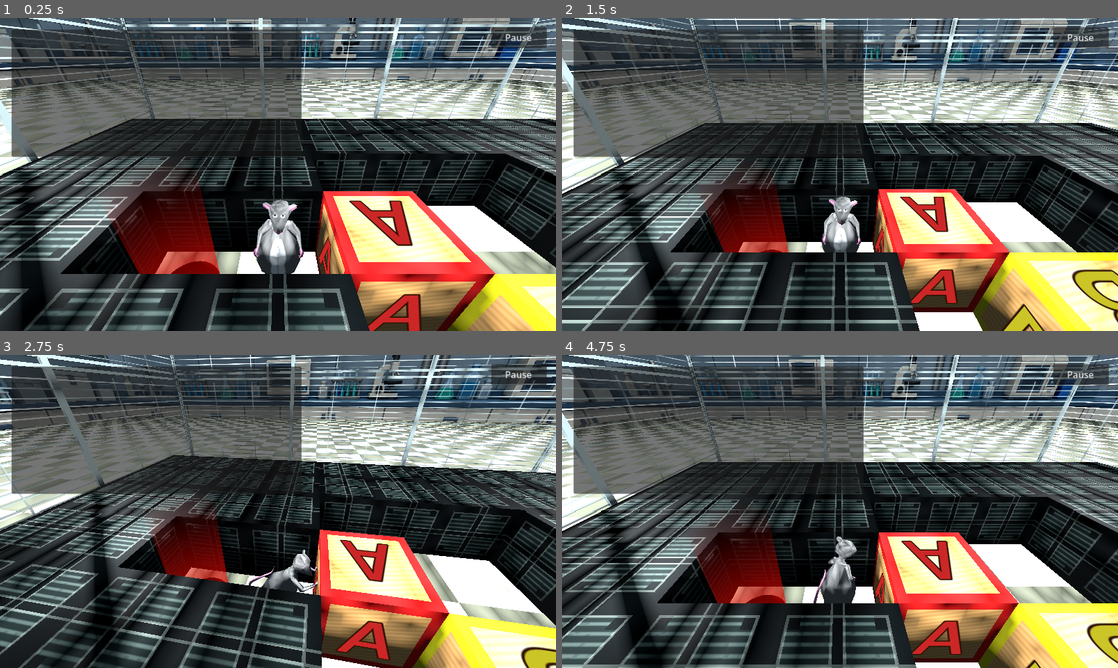
Above: before the commit, frames 1-4 (two rows, left to right).
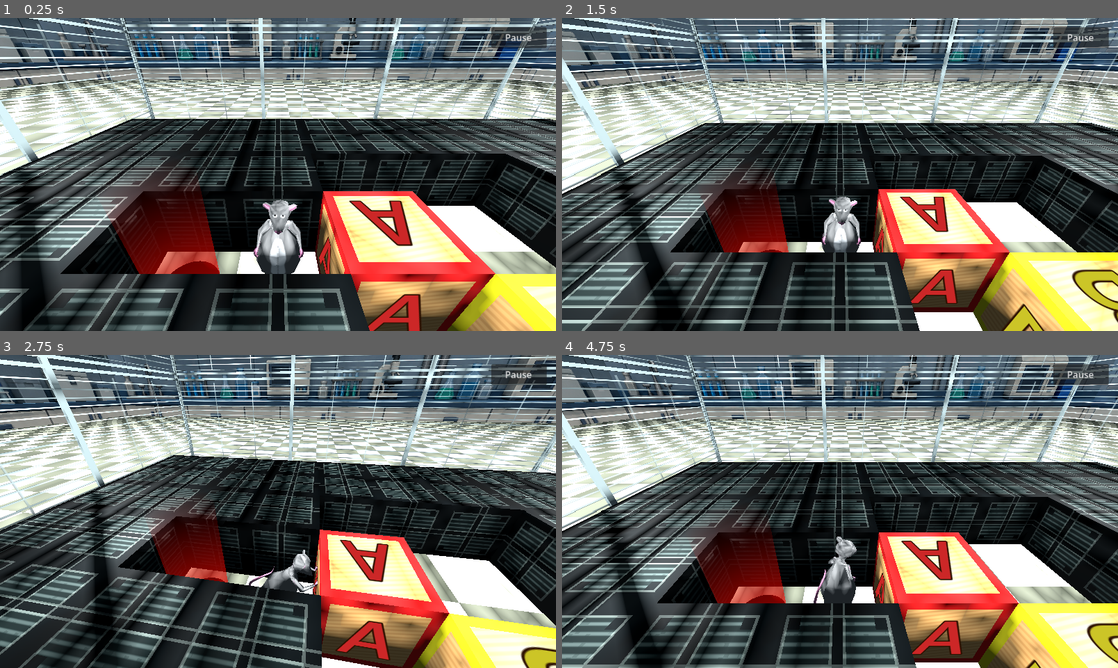
Above: after the commit, the same moments.

Repository: carsonthorne/gumpjam-2026
Game: Godot game, scene res://scenes/main.tscn
Same seed, same stepped clock (60 frames per second), same inputs: the game is played once before the commit and once after it. This scene is started directly instead of the project's main scene.
Inputs (mouse positions are in pixels of both pictures, inside the frame that each line leads up to):
- Up to frame 1 (0.25 s): no input
- Up to frame 2 (1.5 s): click "Pause" at 0.5 s; click "Resume" at 1.25 s
- Up to frame 3 (2.75 s): move the mouse to (400, 495) at 2.02 s; hold D (move_right) from 2.03 s (still down); tap Left (camera_left) at 2.1 s; click (400, 495) at 2.17 s
- Up to frame 4 (4.75 s): move the mouse to (728, 527) at 2.77 s; release D (move_right) at 2.78 s; hold S (move_back) 2.78-3.53 s; tap Right (camera_right) at 2.85 s; move the mouse to (895, 442) at 3.52 s; hold D (move_right) 3.53-4.28 s; hold E (interact) 3.53-4.28 s; move the mouse to (812, 574) at 4.27 s; hold W (move_forward) from 4.28 s (still down); tap Tab (run) at 4.35 s; click (812, 574) at 4.42 s

The runs differ from the first frame. In frame 1, 17% of the frame differs, in the area x 2-55%, y 3-45%; in frame 2, 17%; in frame 3, 18%; in frame 4, 17%.

Commit message:
Improve pause menu controls and level info

Diff:
--- a/scenes/main.tscn
+++ b/scenes/main.tscn
@@ -116,6 +116,7 @@
 transform = Transform3D(1, 0, 0, 0, 1, 0, 0, 0, 1, -2, 0, -2)
 
 [node name="DebugOutput" parent="." unique_id=1404036416 instance=ExtResource("2_0wfyh")]
+visible = false
 
 [node name="LevelGoal" type="Node" parent="." unique_id=1739967491]
 script = ExtResource("6_goal")
@@ -583,6 +584,6 @@
 [node name="Fence42" parent="LevelLayout/Generated/RatCage" unique_id=453092764 instance=ExtResource("7_o6xl0")]
 transform = Transform3D(-4.371139e-08, 0, 1, 0, 1, 0, -1, 0, -4.371139e-08, 5.5, 6, 6)
 
-[node name="LevelCompletePopup" parent="." instance=ExtResource("14_level_complete")]
-
-[node name="PauseMenu" parent="." instance=ExtResource("15_pause_menu")]
+[node name="LevelCompletePopup" parent="." unique_id=917641365 instance=ExtResource("14_level_complete")]
+
+[node name="PauseMenu" parent="." unique_id=246414030 instance=ExtResource("15_pause_menu")]
--- a/scenes/pause_menu.tscn
+++ b/scenes/pause_menu.tscn
@@ -1,7 +1,10 @@
-[gd_scene format=3]
+[gd_scene load_steps=2 format=3]
+
+[ext_resource type="Script" path="res://scripts/pause_menu.gd" id="1_pause_menu"]
 
 [node name="PauseMenu" type="CanvasLayer"]
 layer = 25
+script = ExtResource("1_pause_menu")
 
 [node name="PauseButton" type="Button" parent="."]
 custom_minimum_size = Vector2(96, 36)
@@ -33,9 +36,9 @@
 anchor_right = 0.5
 anchor_bottom = 0.5
 offset_left = -180.0
-offset_top = -136.0
+offset_top = -150.0
 offset_right = 180.0
-offset_bottom = 136.0
+offset_bottom = 150.0
 grow_horizontal = 2
 grow_vertical = 2
 
@@ -54,6 +57,11 @@
 layout_mode = 2
 theme_override_font_sizes/font_size = 28
 text = "Game Paused"
+horizontal_alignment = 1
+
+[node name="LevelInfoLabel" type="Label" parent="Overlay/Panel/Margin/Content"]
+layout_mode = 2
+text = "collection - level 1"
 horizontal_alignment = 1
 
 [node name="ResumeButton" type="Button" parent="Overlay/Panel/Margin/Content"]
--- a/scripts/main.gd
+++ b/scripts/main.gd
@@ -13,6 +13,7 @@
 @onready var pause_menu: CanvasLayer = $PauseMenu
 @onready var pause_button: Button = $PauseMenu/PauseButton
 @onready var pause_overlay: Control = $PauseMenu/Overlay
+@onready var pause_level_info_label: Label = $PauseMenu/Overlay/Panel/Margin/Content/LevelInfoLabel
 @onready var resume_button: Button = $PauseMenu/Overlay/Panel/Margin/Content/ResumeButton
 @onready var restart_button: Button = $PauseMenu/Overlay/Panel/Margin/Content/RestartButton
 @onready var pause_level_select_button: Button = $PauseMenu/Overlay/Panel/Margin/Content/LevelSelectButton
@@ -34,6 +35,8 @@
 		level_goal.connect("level_completed", _show_level_completed_popup)
 	next_level_button.pressed.connect(_load_next_level)
 	main_menu_button.pressed.connect(_return_to_main_menu)
+	pause_menu.connect("pause_requested", _show_pause_menu)
+	pause_menu.connect("resume_requested", _resume_game)
 	pause_button.pressed.connect(_show_pause_menu)
 	resume_button.pressed.connect(_resume_game)
 	restart_button.pressed.connect(_restart_level)
@@ -91,12 +94,15 @@
 func _show_pause_menu() -> void:
 	if level_complete_popup.visible:
 		return
+	pause_level_info_label.text = "%s - level %d" % [_collection_display_name(current_collection), current_level_number]
 	pause_overlay.visible = true
+	pause_button.visible = false
 	get_tree().paused = true
 	Input.set_mouse_mode(Input.MOUSE_MODE_VISIBLE)
 
 func _resume_game() -> void:
 	pause_overlay.visible = false
+	pause_button.visible = true
 	get_tree().paused = false
 
 func _restart_level() -> void:
@@ -131,3 +137,8 @@
 	if has_rows:
 		count += 1
 	return count
+
+func _collection_display_name(path: String) -> String:
+	if path.is_empty():
+		return "collection"
+	return path.get_file().get_basename()
--- /dev/null
+++ b/scripts/pause_menu.gd
@@ -0,0 +1,19 @@
+extends CanvasLayer
+
+signal pause_requested
+signal resume_requested
+
+@onready var overlay: Control = $Overlay
+
+func _unhandled_input(event: InputEvent) -> void:
+	var key_event := event as InputEventKey
+	if key_event == null or not key_event.pressed or key_event.echo:
+		return
+	if key_event.keycode != KEY_ESCAPE:
+		return
+
+	get_viewport().set_input_as_handled()
+	if overlay.visible:
+		resume_requested.emit()
+	else:
+		pause_requested.emit()
Not shown: 1 places in scenes/main.tscn that only renumber resources
Not shown, added: scripts/pause_menu.gd.uid
